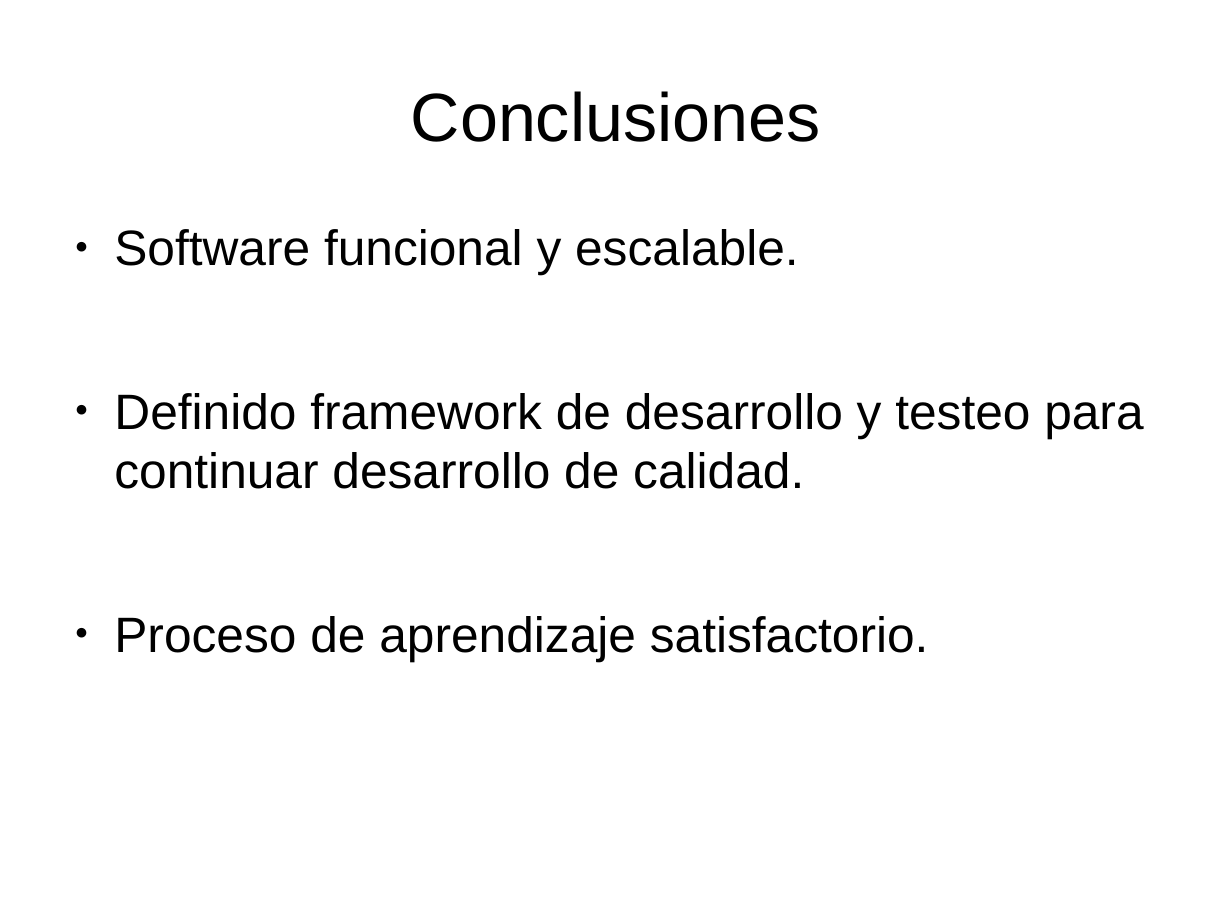
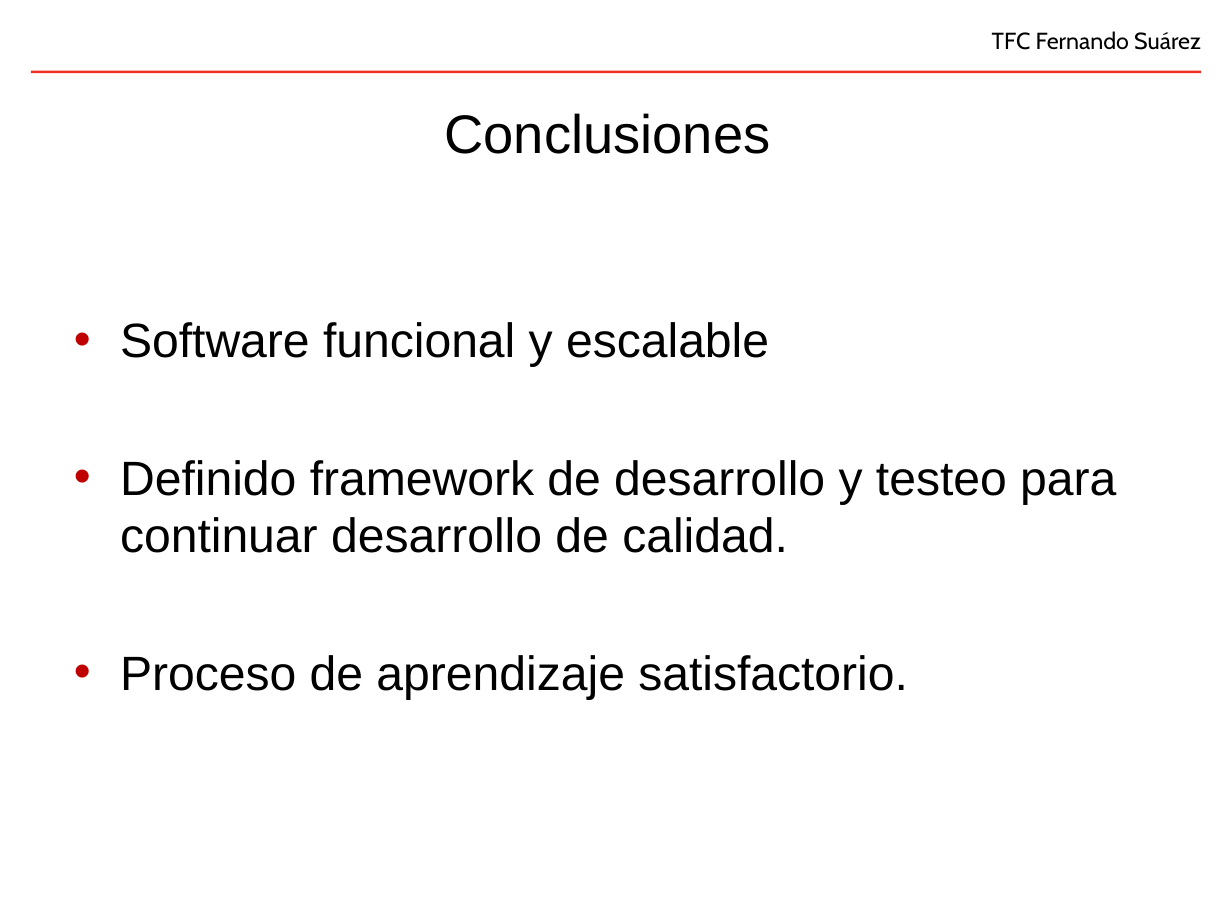
Before and after one commit to fsuarezj/toolBuilder-portlet, a slide deck: slide 23 of doc/presentation/presentacion.odp (slide 25 before the commit). Drawn at 1232x924 pixels with LibreOffice and Linux fonts; fonts in the diff are those of the drawing; background and template pictures are left out. Boxes give left, top, right and bottom in pixels: in the first picture for what was removed or moved away, otherwise in the second. Text is boxed around its words. In the diff, an @@ line names an element or a change of style, - is before the commit and + after.

```diff
--- a/doc/presentation/presentacion.odp
+++ b/doc/presentation/presentacion.odp
@@ title "Conclusiones": place and size @@
-title "Conclusiones" at [411, 91, 821, 142]
+title "Conclusiones" at [444, 113, 770, 154]
@@ title "Conclusiones" at [444, 113, 770, 154]: size 44 to 35 pt @@
@@ text added at [992, 31, 1201, 50], 15 pt, text #000000 @@
+TFC Fernando Suárez
@@ line added from (1202, 72) to (31, 72), #EE3124 1.5 pt @@
@@ text "Software funcional y escalable": place and size @@
-text "Software funcional y escalable" at [114, 229, 1143, 661]
+text "Software funcional y escalable" at [120, 322, 1116, 700]
@@ text at [120, 322, 769, 367]: text changed; size 32 to 31 pt @@
-● Software funcional y escalable.
+• Software funcional y escalable
@@ text at [120, 460, 1116, 700]: size 32 to 31 pt in "Definido framework de desarrollo y testeo para ...", "Proceso de aprendizaje satisfactorio."; bullet ● to •; less space between paragraphs; bullet colour #000000 to #C00000 @@
```
Also in this commit, not shown: 18 other slides changed, 4 slides added, 5 slides removed, 2 other files.
